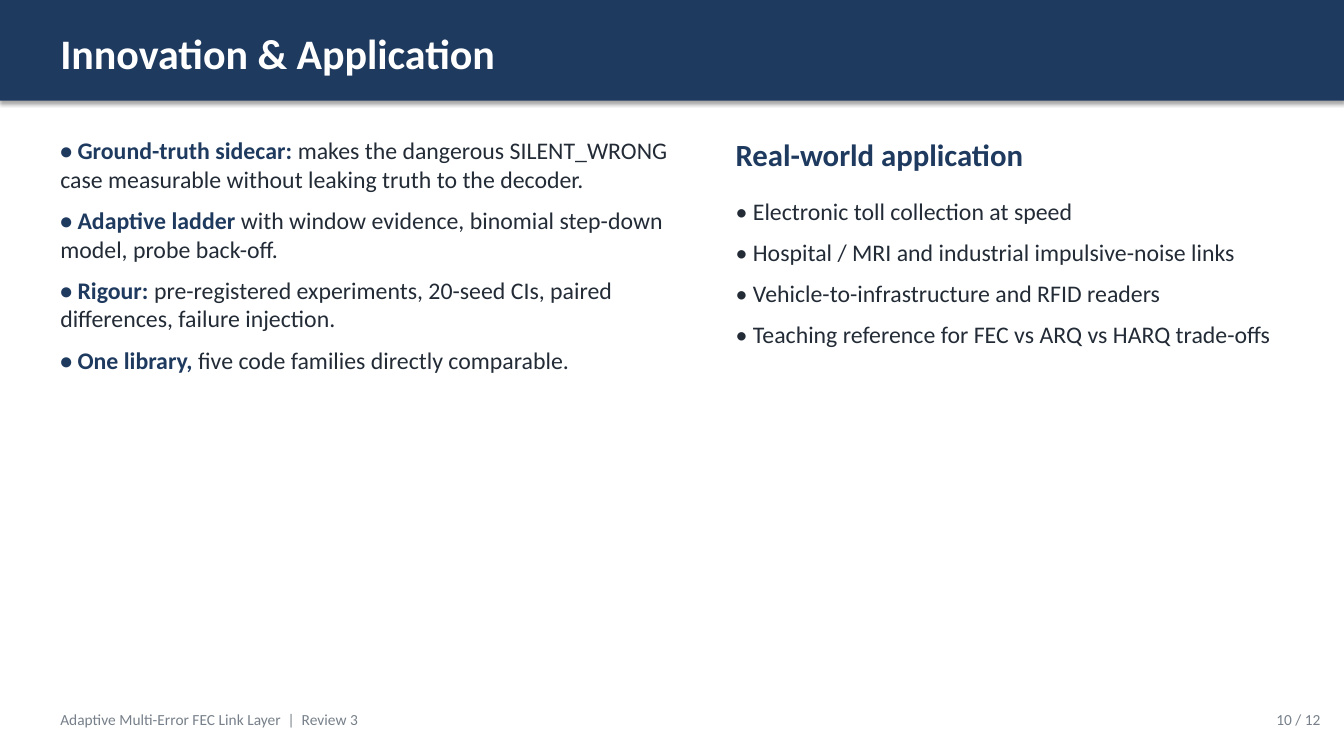
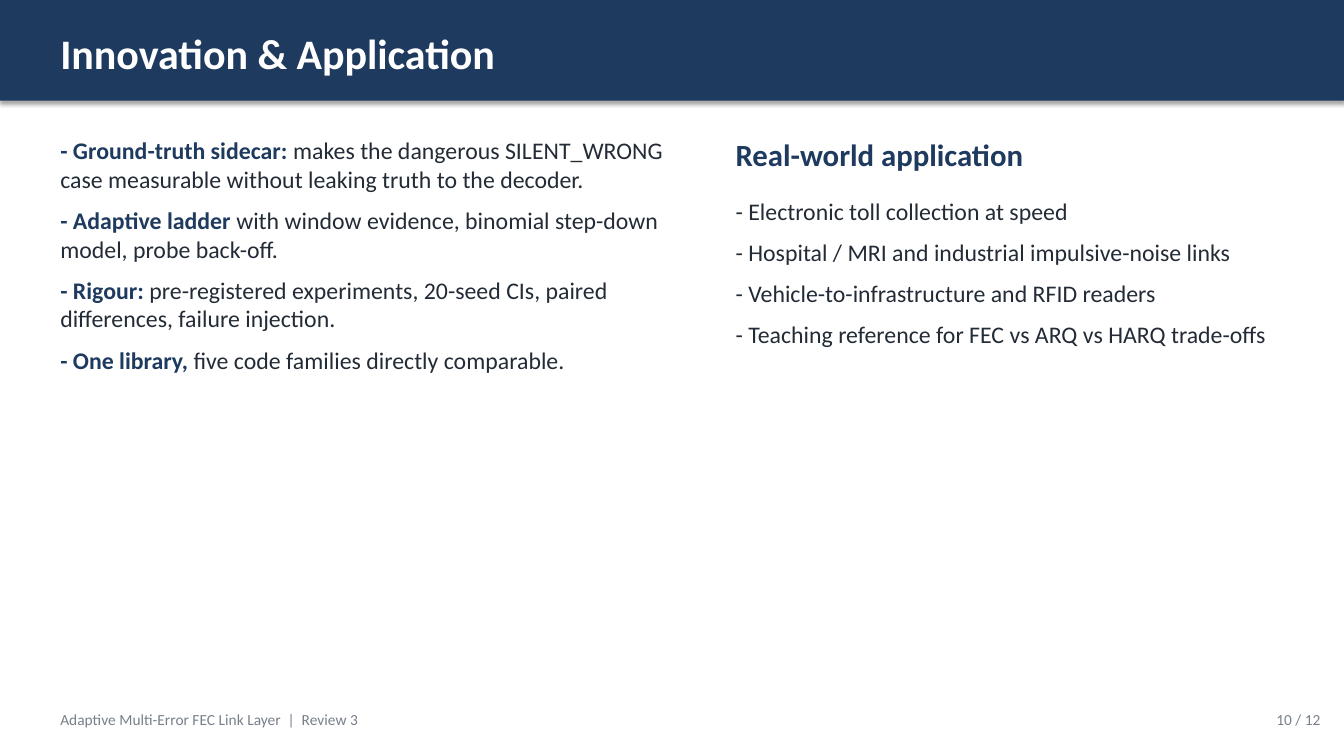
Before and after one commit to PavitranVC/Adaptive-FEC-Link, a slide deck: slide 10 of submission/Review3_Final_Presentation.pptx. Drawn at 1344x756 pixels with LibreOffice and Linux fonts; fonts in the diff are those of the drawing. Boxes give left, top, right and bottom in pixels: in the first picture for what was removed or moved away, otherwise in the second. Text is boxed around its words. In the diff, an @@ line names an element or a change of style, - is before the commit and + after.

```diff
--- a/submission/Review3_Final_Presentation.pptx
+++ b/submission/Review3_Final_Presentation.pptx
@@ text at <box>60,142,663,373</box>: text changed @@
-• Ground-truth sidecar: makes the dangerous SILENT_WRONG case measurable without leaking truth to the decoder.
-• Adaptive ladder with window evidence, binomial step-down model, probe back-off.
-• Rigour: pre-registered experiments, 20-seed CIs, paired differences, failure injection.
-• One library, five code families directly comparable.
+- Ground-truth sidecar: makes the dangerous SILENT_WRONG case measurable without leaking truth to the decoder.
+- Adaptive ladder with window evidence, binomial step-down model, probe back-off.
+- Rigour: pre-registered experiments, 20-seed CIs, paired differences, failure injection.
+- One library, five code families directly comparable.
@@ text at <box>748,203,1265,347</box>: text changed @@
-• Electronic toll collection at speed
-• Hospital / MRI and industrial impulsive-noise links
-• Vehicle-to-infrastructure and RFID readers
-• Teaching reference for FEC vs ARQ vs HARQ trade-offs
+- Electronic toll collection at speed
+- Hospital / MRI and industrial impulsive-noise links
+- Vehicle-to-infrastructure and RFID readers
+- Teaching reference for FEC vs ARQ vs HARQ trade-offs
```
Also in this commit, not shown: 5 other slides changed, 2 other files.
